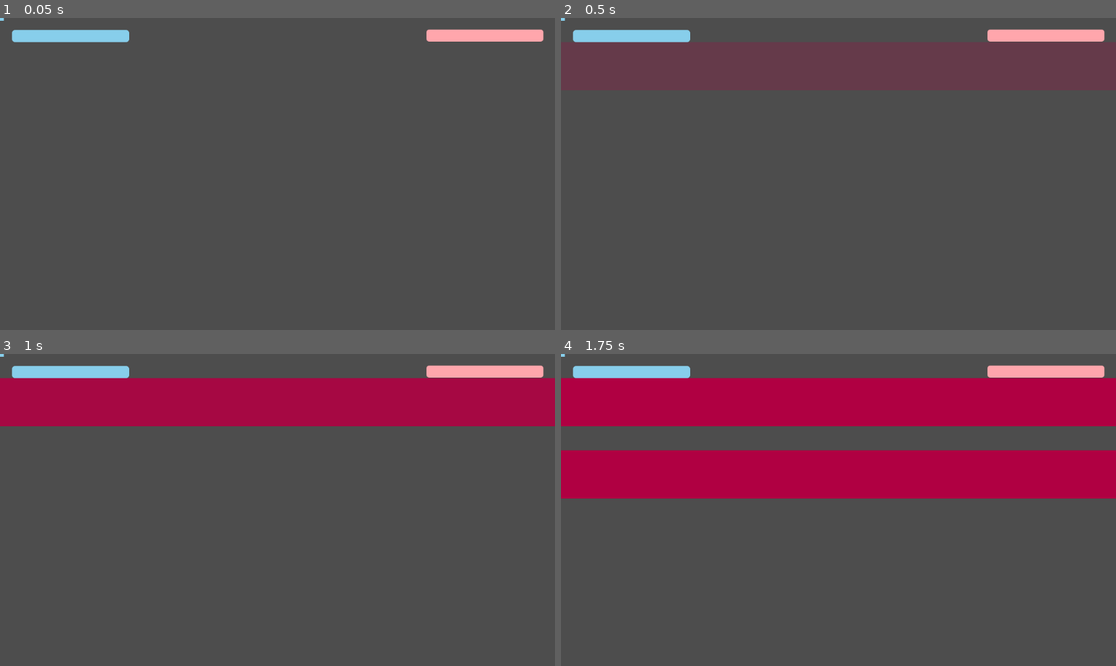
Above: before the commit, frames 1-4 (two rows, left to right).
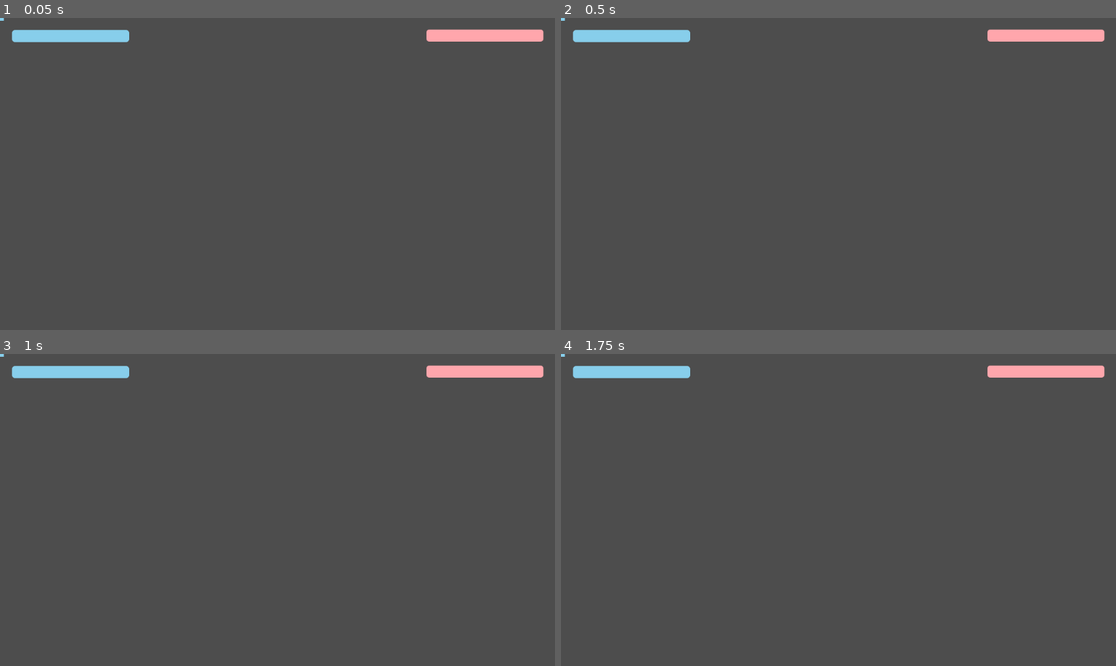
Above: after the commit, the same moments.

Repository: Sosenteam/sa-bullet-hell
Game: Godot game, scene res://levels/testing_level.tscn
The game is run twice, just before and just after one commit, with the same random seed, the same clock (stepped at 60 frames per second) and the same inputs.
Inputs:
- Up to frame 1 (0.05 s): no input
- Up to frame 2 (0.5 s): no input
- Up to frame 3 (1 s): tap Enter at 0.5 s
- Up to frame 4 (1.75 s): no input

Frame 1 is identical in both runs. In frame 3, 16% of the frame differs, in the area x 0-100%, y 7-24%; in frame 4, 31%, in the area x 0-100%, y 7-47%.

Commit message:
changed animation system to tween base, added hitshape, added manager

Diff:
--- /dev/null
+++ b/hit_management/hit_shape.gd
@@ -0,0 +1,15 @@
+extends Area2D
+
+func enable():
+	set_collision_mask_value(1,true)
+
+func disable():
+	set_collision_mask_value(1,false)
+
+func remove():
+	queue_free()
+
+func set_verts(verts:PackedVector2Array):
+	print("hitshape verts set to ",verts)
+	$Polygon2D.set_polygon(verts)
+	$CollisionPolygon2D.set_polygon(verts)
--- /dev/null
+++ b/hit_management/hit_shape.tscn
@@ -0,0 +1,12 @@
+[gd_scene format=3 uid="uid://cklw7uiy0bdsc"]
+
+[ext_resource type="Script" uid="uid://2bt5gvbnmnb0" path="res://hit_management/hit_shape.gd" id="1_8rv4f"]
+
+[node name="HitShape" type="Area2D" unique_id=1359587807]
+collision_mask = 0
+script = ExtResource("1_8rv4f")
+
+[node name="Polygon2D" type="Polygon2D" parent="." unique_id=182433627]
+color = Color(1, 0.19999999, 0.19999999, 1)
+
+[node name="CollisionPolygon2D" type="CollisionPolygon2D" parent="." unique_id=991354464]
--- a/hit_management/hitzone_player.tscn
+++ /dev/null
@@ -1,49 +0,0 @@
-[gd_scene format=3 uid="uid://dcb6qsseco4lq"]
-
-[ext_resource type="Script" uid="uid://177mg5oy5hcg" path="res://hit_management/hitzone_player.gd" id="1_y6oul"]
-
-[sub_resource type="Animation" id="Animation_y6oul"]
-resource_name = "test"
-length = 30.0
-loop_mode = 1
-tracks/0/type = "method"
-tracks/0/imported = false
-tracks/0/enabled = true
-tracks/0/path = NodePath("HitzonePlayer")
-tracks/0/interp = 1
-tracks/0/loop_wrap = true
-tracks/0/keys = {
-"times": PackedFloat32Array(0, 0.93333334, 2.7333333, 4.8, 8.466666, 13.266666, 13.366667),
-"transitions": PackedFloat32Array(1, 1, 1, 1, 1, 1, 1),
-"values": [{
-"args": [50.0, 50.0, 75.0, 800.0, 1.0],
-"method": &"create_vertical_wipe"
-}, {
-"args": [50.0, 50.0, 75.0, 800.0, 1.0],
-"method": &"create_vertical_wipe"
-}, {
-"args": [1400.0, 10.0, -65.0, -20.0, 0.15],
-"method": &"create_horizontal_wipe"
-}, {
-"args": [Vector2(200, -20), 1.56, 0.1, 10.0, 200.0, 10.0],
-"method": &"create_cannon"
-}, {
-"args": [Vector2(200, 800), -1.56, 0.1, 5.0, 200.0, 10.0],
-"method": &"create_cannon"
-}, {
-"args": [0.0, 30.0, 150.0, 1000.0, 0.5],
-"method": &"create_horizontal_wipe"
-}, {
-"args": [500.0, 10.0, -35.0, -100.0, 0.1],
-"method": &"create_vertical_wipe"
-}]
-}
-
-[sub_resource type="AnimationLibrary" id="AnimationLibrary_jyiqn"]
-_data = {
-&"test": SubResource("Animation_y6oul")
-}
-
-[node name="HitzonePlayer" type="AnimationPlayer" unique_id=74363884]
-libraries/ = SubResource("AnimationLibrary_jyiqn")
-script = ExtResource("1_y6oul")
--- a/levels/testing_level.gd
+++ b/levels/testing_level.gd
@@ -1,11 +1,36 @@
 extends Node2D
+
+@onready var manager = $Manager
 
 func _ready() -> void:
 	print("played test")
-	$HitzonePlayer.play("test")
+	play()
+
 
 
 func _physics_process(delta: float) -> void:
 	#$HitzonePlayer.creaate_bullet(Vector2(1000,randf_range(0,600)),10,200*Vector2.from_angle(randf_range(4*PI/6,8*PI/6)))
 	#$HitzonePlayer.create_bullet(Vector2(600,200),10,100*Vector2.from_angle(randf_range(4*PI/6,8*PI/6)))
 	pass
+
+func play():
+	var level = get_parent().create_tween()
+	level.tween_interval(1)
+	#level.tween_callback(manager.create_horizontal_wipe.bind(50,100,75,800,1))
+	#level.tween_interval(2)
+	#level.tween_callback(manager.create_cannon.bind(Vector2(200,-30),PI/2,0.2,5,100,5))
+	#level.tween_callback(manager.create_horizontal_wipe.bind(800,100,-75,50,1))
+	#level.tween_interval(8)
+	#level.tween_callback(manager.create_vertical_wipe.bind(0,30,30,800,0.5))
+	var shape_test = [null]
+	level.tween_callback(func():
+		print("creating shape")
+		shape_test[0] = manager.create_shape()
+		print(shape_test[0])
+	)
+	level.tween_interval(3)
+	level.tween_callback(func():
+		print(shape_test[0])
+		shape_test[0].set_verts([Vector2(0,0),Vector2(100,10),Vector2(10,200)])
+	)
+	level.tween_interval(5)
--- a/levels/testing_level.tscn
+++ b/levels/testing_level.tscn
@@ -2,13 +2,13 @@
 
 [ext_resource type="Script" uid="uid://drbg3os8fh5ni" path="res://levels/testing_level.gd" id="1_aklg6"]
 [ext_resource type="PackedScene" uid="uid://yjjijai7t87k" path="res://player/player.tscn" id="1_m2onx"]
-[ext_resource type="PackedScene" uid="uid://dcb6qsseco4lq" path="res://hit_management/hitzone_player.tscn" id="2_e2mvv"]
+[ext_resource type="PackedScene" uid="uid://cve5veffvb4ca" path="res://manager.tscn" id="2_72vgf"]
 [ext_resource type="PackedScene" uid="uid://bdyr0clmpxsvg" path="res://user_interface/ui.tscn" id="4_e2mvv"]
 
 [node name="TestingLevel" type="Node2D" unique_id=1026716177]
 script = ExtResource("1_aklg6")
 
-[node name="HitzonePlayer" parent="." unique_id=74363884 instance=ExtResource("2_e2mvv")]
+[node name="Manager" parent="." unique_id=1031654899 instance=ExtResource("2_72vgf")]
 
 [node name="UI" parent="." unique_id=128712475 instance=ExtResource("4_e2mvv")]
 anchors_preset = 0
--- a/hit_management/hitzone_player.gd
+++ b/manager.gd
@@ -1,24 +1,25 @@
-extends AnimationPlayer
+extends Node2D
 
 var hitzone = preload("res://hit_management/hitzone.tscn")
 var bullet = preload("res://hit_management/bullet.tscn")
+var hitshape = preload("res://hit_management/hit_shape.tscn")
 
-
-
+## Create a hitzone (position, size)
 func create_zone(pos:Vector2,size:Vector2):
 	#print("zone created at ",pos," with size ",size)
 	var zone = hitzone.instantiate()
 	get_tree().current_scene.add_child(zone)
 	zone.move(pos.x,pos.y,size.x,size.y)
 
+## Create a bullet (position,radius,velocity)
 func create_bullet(pos:Vector2,radius:float,vel:Vector2):
 	var bul = bullet.instantiate()
 
 	get_tree().current_scene.add_child(bul)
 	bul.move(pos,radius,vel)
-
+## Create a horizontal wipe of vertical bars (start_x,size_x,distance_x,end_x,time_betwen)
 func create_horizontal_wipe(start_x:float,size_x:float,distance_x:float,end_x:float,time_between:float):
-	var wipe_tween = get_parent().create_tween()
+	var wipe_tween = create_tween()
 	var current_x = [start_x]
 	wipe_tween.set_loops(floor((end_x-start_x)/distance_x))
 	wipe_tween.tween_callback(
@@ -31,10 +32,10 @@
 		current_x[0] += distance_x
 		#print("Updated local value: ", current_x[0])
 	)
-
+## Create a vertical wipe of horizontal bars (start_y,size_y,distance_y,end_y,time_betwen)
 func create_vertical_wipe(start_y:float,size_y:float,distance_y:float,end_y:float,time_between:float):
 
-	var wipe_tween = get_parent().create_tween()
+	var wipe_tween = create_tween()
 	var current_y = [start_y]
 	wipe_tween.set_loops(floor((end_y-start_y)/distance_y))
 	wipe_tween.tween_callback(
@@ -46,7 +47,7 @@
 	wipe_tween.loop_finished.connect(func(_idx):
 		current_y[0] += distance_y
 	)
-
+## Create a cannon that fires bullets randomly (position, angle, time_between, lifespan, bullet_speed, bullet_size)
 func create_cannon(pos:Vector2,angle:float,time_between:float,lifespan:float,speed:float,bullet_size:float):
 	var cannon_tween = get_parent().create_tween()
 	cannon_tween.set_loops(lifespan/time_between)
@@ -55,3 +56,10 @@
 		create_bullet(pos,bullet_size,v*speed)
 	)
 	cannon_tween.tween_interval(time_between)
+
+func create_shape():
+	var shape = hitshape.instantiate()
+	get_tree().current_scene.add_child(shape)
+	#shape.set_verts(verts)
+	print("created shape")
+	return shape
--- /dev/null
+++ b/manager.tscn
@@ -0,0 +1,6 @@
+[gd_scene format=3 uid="uid://cve5veffvb4ca"]
+
+[ext_resource type="Script" uid="uid://cmx3tpjdngld7" path="res://manager.gd" id="1_453op"]
+
+[node name="Manager" type="Node2D" unique_id=1031654899]
+script = ExtResource("1_453op")
Not shown, added: hit_management/hit_shape.gd.uid
Not shown, removed: hit_management/hitzone_player.gd.uid
Not shown, added: manager.gd.uid
